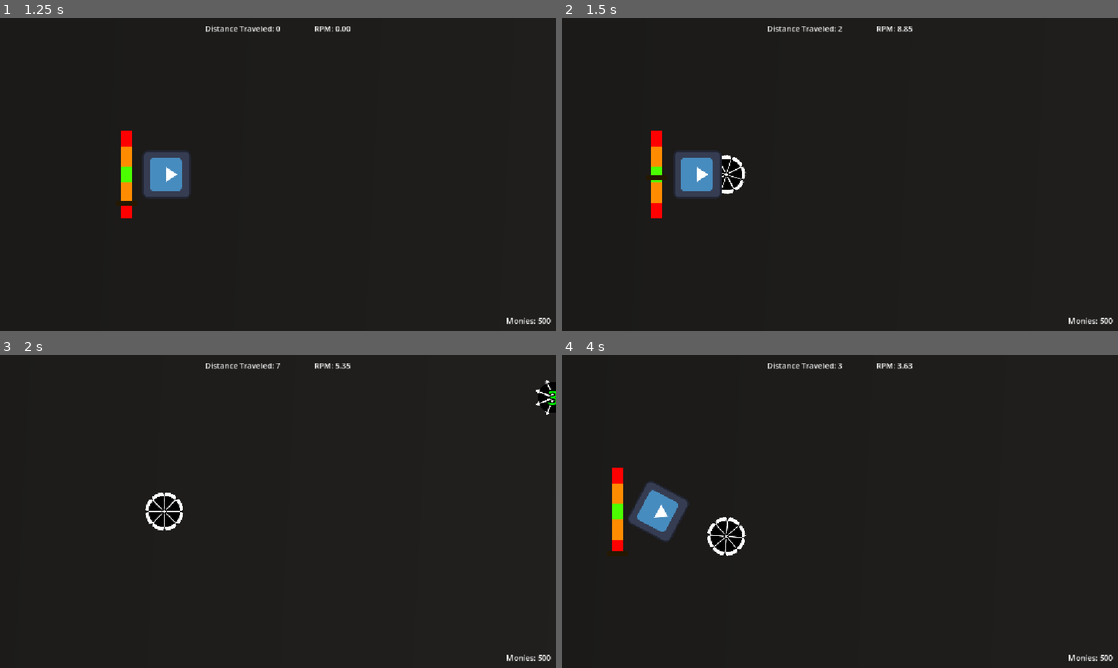
Above: before the commit, frames 1-4 (two rows, left to right).
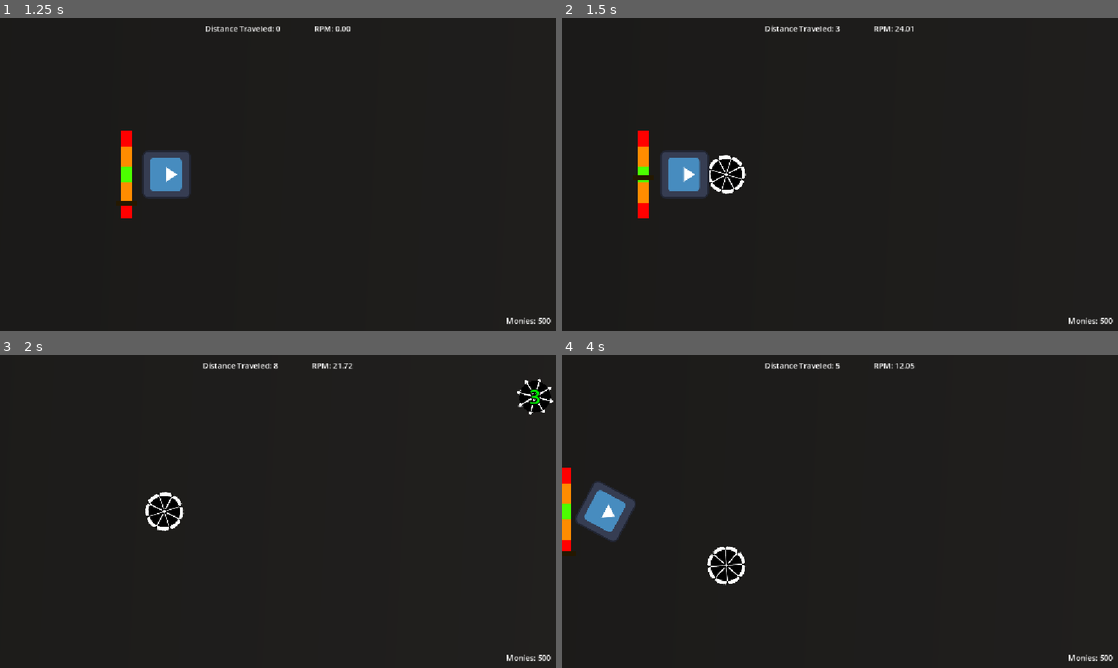
Above: after the commit, the same moments.

Repository: ryder-james/AVerySeriousGameJam
Game: Godot game, scene res://ui/main_menu.tscn
Same seed, same stepped clock (60 frames per second), same inputs: the game is played once before the commit and once after it. The engine's default icon, where the game draws it, is replaced by a stand-in: a white triangle on a blue panel in a dark square.
Inputs:
- Up to frame 1 (1.25 s): click "Start" at 0.5 s
- Up to frame 2 (1.5 s): tap Enter at 1.25 s; tap Space (launch) at 1.35 s
- Up to frame 3 (2 s): no input
- Up to frame 4 (4 s): tap A (ccw) at 2.1 s; tap Space (launch) at 2.3, 2.75, 3.05, 3.6 s; hold D (cw) 2.78-3.53 s

Frame 1 is identical in both runs. In frame 2, 2.5% of the frame differs, in the area x 12-64%, y 2-64%; in frame 3, 1.1%; in frame 4, 4.7%, in the area x 0-64%, y 2-74%.

Commit message:
feat: Implement clash results

Diff:
--- a/beyblade/beyblade.gd
+++ b/beyblade/beyblade.gd
@@ -1,7 +1,7 @@
 extends RigidBody2D
 
 
-signal death
+signal die
 
 
 @export var max_speed: float = 1000.0
@@ -9,11 +9,8 @@
 @export var gravity_force: float = 50.0
 @export var clash_detection_distance: float = 90.0
 
-var _targets: Array[Node2D] = []
-
+@onready var _default_angular_damp: float = angular_damp
 @onready var rpm_agent: RPMAgent = %RPMAgent
-@onready var _gravity: Area2D = %Gravity
-@onready var _steering: SteeringController = %Steering
 
 
 func _ready() -> void:
@@ -24,10 +21,8 @@
 				apply_central_impulse((Vector2.RIGHT * speed).rotated(launch_angle))
 				process_mode = Node.PROCESS_MODE_INHERIT
 	)
+	Game.clash.connect(_on_clash)
 	Game.player = self
-	_gravity.body_entered.connect(_on_gravity_entered)
-	_gravity.body_exited.connect(_on_gravity_exited)
-	body_entered.connect(_on_hit)
 
 
 func _process(_delta: float) -> void:
@@ -36,40 +31,42 @@
 
 
 func _integrate_forces(_state: PhysicsDirectBodyState2D) -> void:
-	_steering.targets = _targets
-	apply_central_force(_steering.get_steering_vector(
-			gravity_force, _gravity.get_child(0).shape.radius, max_speed))
-
 	var allowable_speed: float = min(max_speed, abs(angular_velocity) * 1000)
 	linear_velocity.x = max(linear_velocity.x, -200)
 	linear_velocity = linear_velocity.limit_length(allowable_speed)
-	if linear_velocity.length() < 10:
+	if linear_velocity.length() < 10 or rpm_agent.rpm < 0.01:
 		linear_velocity = Vector2.ZERO
 		angular_velocity = 0.0
-		death.emit()
+		die.emit()
 		set_deferred("process_mode", Node.PROCESS_MODE_DISABLED)
 		set_deferred("freeze", true)
 
 
-func _on_gravity_entered(body: Node) -> void:
-	if body.is_in_group(&"Beyblade") and not body in _targets:
-		_targets.append(body)
+func _on_clash(_player_rpm: RPMAgent, _enemy_rpm: RPMAgent, result: Game.ClashResult):
+	if result == Game.ClashResult.PLAYER_SUPER_VICTORY:
+		_on_enemy_killed()
+	elif result == Game.ClashResult.PLAYER_VICTORY:
+		body_entered.connect(_on_clash_kill)
+	else:
+		body_entered.connect(_on_clash_die)
 
 
-func _on_gravity_exited(body: Node) -> void:
-	if body in _targets:
-		_targets.erase(body)
+func _on_clash_kill(body: Node) -> void:
+	if body.is_in_group(&"Enemy"):
+		body.angular_damp = 4.0
+		body.angular_damp_mode = DAMP_MODE_REPLACE
+		_on_enemy_killed()
+		body_entered.disconnect(_on_clash_kill)
 
 
-func _on_hit(body:Node) -> void:
+func _on_clash_die(body: Node) -> void:
 	if body.is_in_group(&"Enemy"):
-		_strike_enemy(body as PhysicsBody2D)
+		angular_damp = 4.0
+		body_entered.disconnect(_on_clash_die)
 
 
-func _strike_enemy(enemy: Node) -> void:
-	enemy.angular_damp = 4.0
-	enemy.angular_damp_mode = DAMP_MODE_REPLACE
+func _on_enemy_killed() -> void:
 	angular_damp = 0.0
-	angular_velocity *= 1.3
-	linear_velocity *= 1.3
-	get_tree().create_timer(3.0).timeout.connect(func(): angular_damp = 1.0)
+	angular_velocity *= 3
+	linear_velocity *= 3
+	get_tree().create_timer(3.0).timeout.connect(func(): angular_damp = _default_angular_damp)
--- a/beyblade/beyblade.tscn
+++ b/beyblade/beyblade.tscn
@@ -2,7 +2,6 @@
 
 [ext_resource type="Script" uid="uid://dvgou34t5mt21" path="res://beyblade/beyblade.gd" id="1_e03yv"]
 [ext_resource type="Texture2D" uid="uid://dabo0338qsvno" path="res://beyblade/skins/base_beyblade.png" id="2_83moc"]
-[ext_resource type="PackedScene" uid="uid://cx3i400ddurxv" path="res://beyblade/steering.tscn" id="3_0vtsf"]
 [ext_resource type="Script" uid="uid://dbu3n8xx0l4ha" path="res://beyblade/rpm_agent.gd" id="4_83moc"]
 [ext_resource type="Script" uid="uid://dsbp3hu7pirey" path="res://beyblade/clash_zone.gd" id="5_fgq4a"]
 
@@ -13,13 +12,6 @@
 [sub_resource type="CircleShape2D" id="CircleShape2D_ujo3m"]
 radius = 42.0
 
-[sub_resource type="CircleShape2D" id="CircleShape2D_7oyt7"]
-radius = 400.0
-
-[sub_resource type="Curve" id="Curve_orwns"]
-_data = [Vector2(0, 0), 0.0, 1.4, 0, 0, Vector2(0.6900826, 0.64044946), 4.106397, 4.106397, 0, 0, Vector2(1, 1), 0.0, 0.0, 0, 0]
-point_count = 3
-
 [node name="Beyblade" type="RigidBody2D" unique_id=414612044 groups=["Player"]]
 mass = 0.1
 physics_material_override = SubResource("PhysicsMaterial_gqbix")
@@ -27,8 +19,9 @@
 contact_monitor = true
 max_contacts_reported = 1
 angular_damp_mode = 1
-angular_damp = 1.0
+angular_damp = 0.2
 script = ExtResource("1_e03yv")
+max_launch_power = 2000.0
 gravity_force = 0.0
 clash_detection_distance = 100.0
 
@@ -46,19 +39,6 @@
 limit_bottom = 0
 position_smoothing_speed = 10.0
 
-[node name="Gravity" type="Area2D" parent="." unique_id=1825115305]
-unique_name_in_owner = true
-process_mode = 4
-visible = false
-
-[node name="CollisionShape2D" type="CollisionShape2D" parent="Gravity" unique_id=550926251]
-shape = SubResource("CircleShape2D_7oyt7")
-debug_color = Color(0.57633805, 0.4124641, 0.9417703, 0.41960785)
-
-[node name="Steering" parent="." unique_id=1738278659 instance=ExtResource("3_0vtsf")]
-unique_name_in_owner = true
-attraction_strength_curve = SubResource("Curve_orwns")
-
 [node name="RPMAgent" type="Node2D" parent="." unique_id=483375949 node_paths=PackedStringArray("parent_rb")]
 unique_name_in_owner = true
 script = ExtResource("4_83moc")
--- a/beyblade/clash_zone.gd
+++ b/beyblade/clash_zone.gd
@@ -19,7 +19,7 @@
 		return
 	var speed: float = parent_rb.linear_velocity.length()
 	var dir: Vector2 = parent_rb.linear_velocity / speed if speed > 0 else Vector2.ZERO
-	var distance := speed / Engine.physics_ticks_per_second
+	var distance := speed / Engine.physics_ticks_per_second * 3
 	global_position = parent_rb.global_position + dir * distance
 
 
@@ -30,14 +30,7 @@
 	if hit_entity.is_in_group(&"Enemy"):
 		if hit_entity in _invalid_clash_targets:
 			return
-		set_deferred("monitoring", false)
-		set_deferred("monitorable", false)
-		get_tree().create_timer(0.5).timeout.connect(
-				func():
-					set_deferred("monitoring", true)
-					set_deferred("monitorable", true)
-		)
 		_invalid_clash_targets.append(hit_entity)
-		get_tree().create_timer(2.0).timeout.connect(func(): _invalid_clash_targets.erase(hit_entity))
+		hit_entity.tree_exited.connect(func(): _invalid_clash_targets.erase(hit_entity))
 		if emit_clash:
-			Game.clash(parent_rb.rpm_agent, hit_entity.rpm_agent)
+			Game.start_clash(parent_rb.rpm_agent, hit_entity.rpm_agent)
--- a/beyblade/rpm_agent.gd
+++ b/beyblade/rpm_agent.gd
@@ -10,7 +10,7 @@
 
 
 func get_rpm() -> float:
-	if not parent_rb:
+	if not parent_rb or not is_instance_valid(parent_rb):
 		return 0.0
 
 	return floorf(parent_rb.angular_velocity / TAU * 100) * 0.01
--- a/enemies/enemy.gd
+++ b/enemies/enemy.gd
@@ -1,5 +1,7 @@
 extends RigidBody2D
 
+
+const ENEMY_EXPLOSION = preload("uid://b5wh5bhinuutg")
 
 @export var max_speed: float = 1000.0
 @export var gravity_force: float = 50.0
@@ -40,11 +42,27 @@
 
 	var allowable_speed: float = min(max_speed, abs(angular_velocity) * 1000)
 	linear_velocity = linear_velocity.limit_length(allowable_speed)
-	if angular_velocity <= 0.5:
-		linear_velocity = Vector2.ZERO
-		angular_velocity = 0.0
-		set_deferred("process_mode", Node.PROCESS_MODE_DISABLED)
-		set_deferred("freeze", true)
+	if rpm_agent.rpm < 0.01:
+		stop_instant()
+
+
+func stop_instant() -> void:
+	linear_velocity = Vector2.ZERO
+	angular_velocity = 0.0
+	set_deferred("process_mode", Node.PROCESS_MODE_DISABLED)
+	set_deferred("freeze", true)
+	_gravity.body_entered.disconnect(_on_gravity_entered)
+	_gravity.body_exited.disconnect(_on_gravity_exited)
+	get_tree().create_timer(3.0).timeout.connect(queue_free)
+
+
+func kill() -> void:
+	var explosion := ENEMY_EXPLOSION.instantiate() as CPUParticles2D
+	explosion.global_position = global_position
+	get_parent().add_child(explosion)
+	stop_instant()
+	visible = false
+	#queue_free()
 
 
 func _on_gravity_entered(body: Node) -> void:
--- /dev/null
+++ b/enemies/enemy_explosion.gd
@@ -0,0 +1,7 @@
+extends CPUParticles2D
+
+
+# Called when the node enters the scene tree for the first time.
+func _ready() -> void:
+	emitting = true
+	finished.connect(queue_free)
--- /dev/null
+++ b/enemies/enemy_explosion.tscn
@@ -0,0 +1,20 @@
+[gd_scene format=3 uid="uid://b5wh5bhinuutg"]
+
+[ext_resource type="Script" uid="uid://2itpyn5jwjbn" path="res://enemies/enemy_explosion.gd" id="1_c7bdt"]
+
+[node name="EnemyExplosion" type="CPUParticles2D" unique_id=1353453417]
+z_index = 100
+emitting = false
+amount = 60
+lifetime = 6.0
+one_shot = true
+explosiveness = 1.0
+spread = 20.0
+gravity = Vector2(-196, 0)
+initial_velocity_min = 300.0
+initial_velocity_max = 600.0
+angular_velocity_min = -360.0
+angular_velocity_max = 360.0
+angle_max = 360.0
+scale_amount_max = 5.0
+script = ExtResource("1_c7bdt")
--- a/game.gd
+++ b/game.gd
@@ -12,10 +12,10 @@
 
 @warning_ignore("unused_signal")
 signal launch(power: float, angle: float)
+signal clash(player: RPMAgent, enemy: RPMAgent, result: ClashResult)
 
 var monies : int = 500
 var player_distance : int = 0
-var clash_result := ClashResult.UNCALCULATED
 var player: Beyblade = null:
 	set = set_player
 
@@ -33,16 +33,17 @@
 	get_tree().change_scene_to_file("res://map.tscn")
 
 
-func clash(player_rpm: RPMAgent, enemy_rpm: RPMAgent) -> void:
+func start_clash(player_rpm: RPMAgent, enemy_rpm: RPMAgent) -> void:
 	var cam := get_tree().root.get_camera_2d()
 	var def_zoom := cam.zoom
 	var tween := create_tween()
 	tween.tween_property(cam, "zoom", Vector2.ONE, 0.1)
 	tween.set_pause_mode(Tween.TWEEN_PAUSE_PROCESS)
+	var clash_result := calculate_clash_results(player_rpm, enemy_rpm)
 	get_tree().paused = true
 	get_tree().create_timer(0.4, true).timeout.connect(
-			_unclash.bind(cam, def_zoom))
-	clash_result = calculate_clash_results(player_rpm, enemy_rpm)
+			_unclash.bind(cam, def_zoom, clash_result, enemy_rpm))
+	clash.emit(player_rpm, enemy_rpm, clash_result)
 
 
 func calculate_clash_results(player_rpm: RPMAgent, enemy_rpm: RPMAgent) -> ClashResult:
@@ -58,27 +59,21 @@
 	return ClashResult.PLAYER_LOSS
 
 
-func consume_clash_result(player_rpm: RPMAgent, enemy_rpm: RPMAgent) -> ClashResult:
-	if clash_result == ClashResult.UNCALCULATED:
-		return calculate_clash_results(player_rpm, enemy_rpm)
-	var result: ClashResult = clash_result
-	clash_result = ClashResult.UNCALCULATED
-	return result
+func set_player(new_player: Beyblade) -> void:
+	if player:
+		player.die.disconnect(_on_player_died)
+	player = new_player
+	if player:
+		player.die.connect(_on_player_died)
 
 
-func set_player(new_player: Beyblade) -> void:
-	if player:
-		player.death.disconnect(_on_player_death)
-	player = new_player
-	if player:
-		player.death.connect(_on_player_death)
-
-
-func _on_player_death() -> void:
+func _on_player_died() -> void:
 	player.get_node("%EndRunMenu").visible = true
 
 
-func _unclash(camera: Camera2D, default_zoom: Vector2) -> void:
+func _unclash(camera: Camera2D, default_zoom: Vector2, clash_result: ClashResult, enemy: RPMAgent) -> void:
 	get_tree().paused = false
 	var tween := create_tween()
 	tween.tween_property(camera, "zoom", default_zoom, 0.1)
+	if clash_result == ClashResult.PLAYER_SUPER_VICTORY:
+		enemy.parent_rb.kill()
Not shown, added: enemies/enemy_explosion.gd.uid
